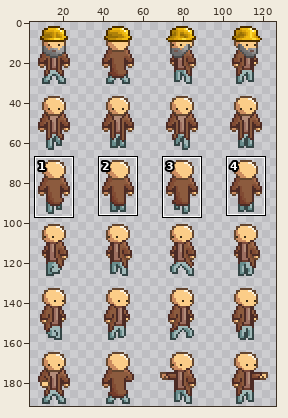
Pixel-art file: Assets/Content/Races/human_light/human_light.ase. Above: a wide view before the commit, with the close-up outlined.
Close-up. Before:
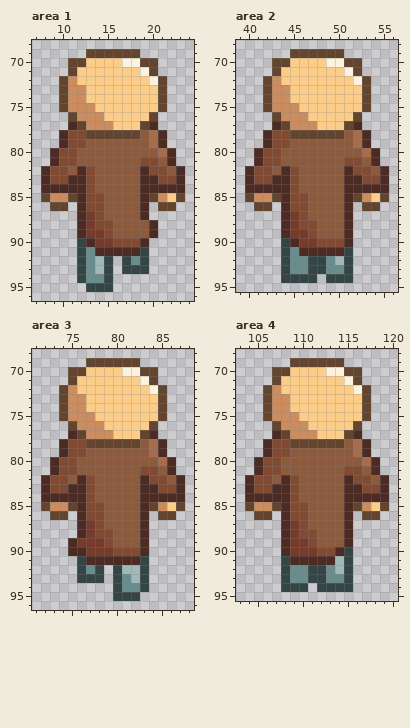
128x192 pixels, 1 frame. Shown: area 1: x 7..24, y 68..96; area 2: x 39..56, y 68..95; area 3: x 71..88, y 68..96; area 4: x 103..120, y 68..95. The wide view leaves out empty margins. The commit also changed other parts of the picture, which this record leaves out.
The result:
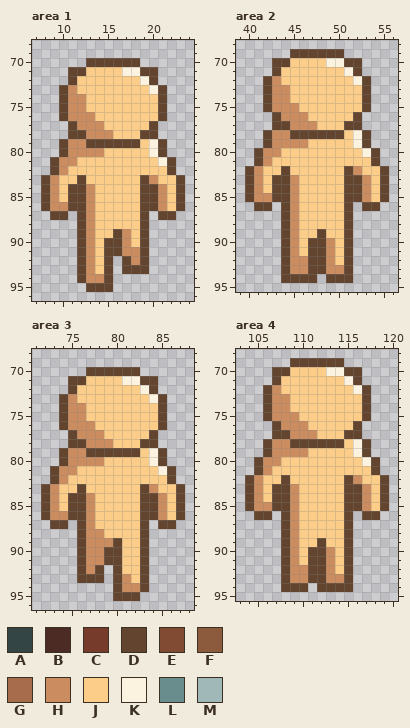
Palette (. is transparent): A #344545  B #4c2b25  C #763b2a  D #63452f  E #814b33  F #8c5b3e  G #a76c4c  H #cb8c60  J #fbcd88  K #fbf3df  L #698d8d  M #a0b8b8
Change:
layer "Jeans" now hidden
layer "Duster" now hidden
layer "Body Detail" removed
Changed rows in their new state; - is an unchanged pixel.
Area 1:
first column x 8:
69 -----......-----
70 ---..DDDDDD..---
71 ----D----KKD----
72 --.D-------KD.--
73 ----J-------K---
75 -----J----------
76 --DH--J-----JD--
77 ---DH--J---JD---
78 --.DDHHHJJJDD.--
79 --DHHDDDDDDJKD--
80 -.DHHHHJJJJJKD.-
81 -DHHJJJJJJJJJKD-
82 .DHJJJJJJJJJJJD.
83 DHJJDJJJJJJDHJJD
84 DHJDDHJJJJJDDHJD
85 --J-DHJJJJJD----
86 DHHDDHJJJJJDDHJD
87 -DD-DHJJJJJD-DD-
88 ----DHJJJJJD.---
89 ----DHJJDHJD.---
90 ----DHJDDHJD----
91 ----DHJDDHHD----
92 ----DHJD-DHD----
93 ----DHJD-DDD----
94 ----DHHD--------
95 -----DDD--------
Area 2:
first column x 40:
77 ---D--------D---
78 --DHH------JKD--
79 --DHHHHJJJJJKD--
80 -DHHJJJJJJJJJKD-
81 -DHJJJJJJJJJJJD-
82 DHJJDJJJJJJDHJJD
83 DHJDDHJJJJJDDHJD
84 DHJDDHJJJJJDDHJD
85 ----DHJJJJJD----
86 ----DHJJJJJD----
87 ----DHJJJJJD----
88 ----DHJJJJJD----
89 ----DHJJDJJD----
90 ----DHJDDHJD----
91 ----DHJDDHJD----
92 ----DHHDDHJD----
93 ----DHHDDHHD----
94 ----DDDD-DDD----
Area 3:
first column x 72:
69 -----......-----
70 ---..DDDDDD..---
71 ----D----KKD----
72 --.D-------KD.--
73 ----J-------K---
75 -----J----------
76 --DH--J-----JD--
77 ---DH--J---JD---
78 --.DDHHHJJJDD.--
79 --DHHDDDDDDJKD--
80 -.DHHHHJJJJJKD.-
81 -DHHJJJJJJJJJKD-
82 .DHJJJJJJJJJJJD.
83 DHJJDJJJJJJDHJJD
84 DHJDDHJJJJJDDHJD
85 --J-DHJJJJJD----
86 DHHDDHJJJJJDDHJD
87 -DD-DHJJJJJD-DD-
88 ----DHHJJJJD----
89 ---.DHHHDJJD----
90 ---.DHHDDJJD----
91 ----DHHDDJJD----
92 ----DHD-DJJD----
93 ----DDD-DHJD----
94 --------DHHD----
95 --------DDD-----
Area 4:
first column x 104:
77 ---D--------D---
78 --DHH------JKD--
79 --DHHHHJJJJJKD--
80 -DHHJJJJJJJJJKD-
81 -DHJJJJJJJJJJJD-
82 DHJJDJJJJJJDHJJD
83 DHJDDHJJJJJDDHJD
84 DHJDDHJJJJJDDHJD
85 ----DHJJJJJD----
86 ----DHJJJJJD----
87 ----DHJJJJJD----
88 ----DHJJJJJD----
89 ----DHJJDJJD----
90 ----DHJDDHJD----
91 ----DHJDDHJD----
92 ----DHHDDHJD----
93 ----DHHDDHHD----
94 ----DDD-DDDD----
Pixel boxes of the changes (left, top, right, bottom) in both close-ups:
changed: (41, 49, 185, 292)
changed: (245, 121, 389, 283)
changed: (41, 358, 185, 601)
changed: (245, 430, 389, 592)
